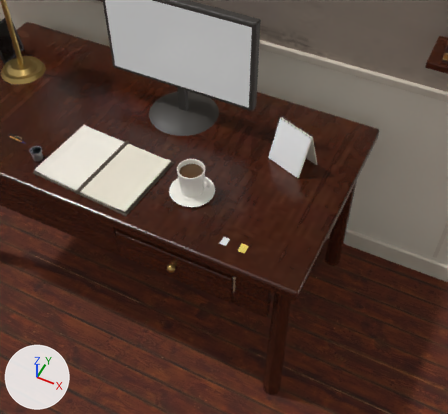
Renders of the glTF model public/models/desk.glb from each side of a commit.
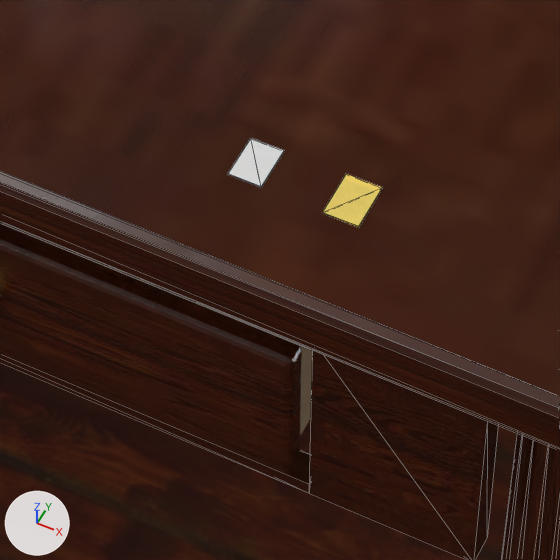
There are two pictures of each version: one from a camera (50 mm lens) standing at (1.059, -1.306, 2.24) and looking at (0.494, -0.177, 0.828), one close up on the part from 39% to 63% of the width and 51% to 77% of the height. Arrows for +X, +Y and +Z are at lower left; the lights stay in place. The first two pictures are the older version. The close-ups show mesh edges as thin lines. Where no turn or scale is listed for an object, it has been applied to the vertices.

Names of what the first close-up shows: 'decor_apron_bottom', 'decor_apron_r', 'decor_drawer_face', 'decor_drawer_tray', 'decor_floor', 'decor_leg_3', 'decor_notepads', 'desk_top' and 1 more.
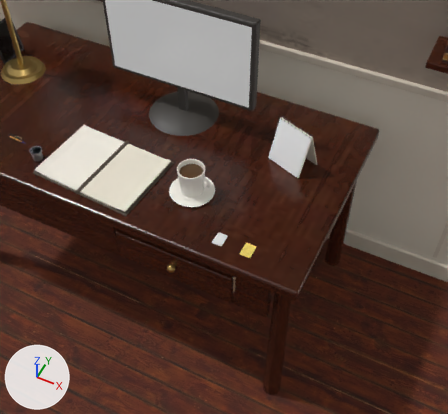
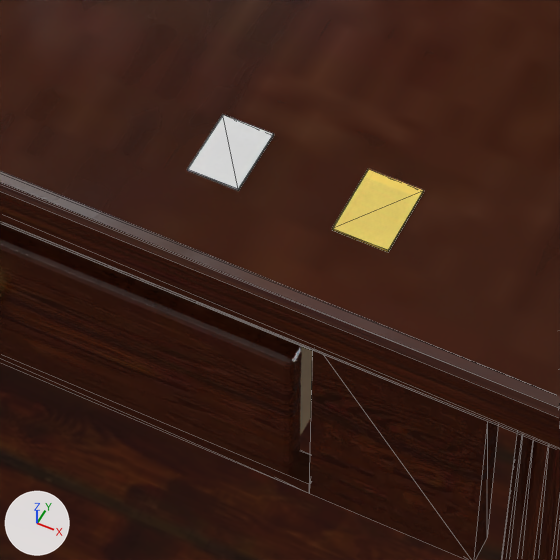
Pixel boxes (x1, y1, x2, y2) of what changed, in the close-ups (560 x 560 px):
'decor_notepads', moved, rescaled (54% wider, 53% taller): before (228, 138, 382, 227); after (187, 115, 424, 252)

The change in detail:
Object 'decor_notepads' (ob_decor_notepads) moves from (0.0, 0.0, 0.00052) to (0.0, 0.0, 0.000796).
Object 'decor_notepads' (ob_decor_notepads) is rescaled from (0.0425, 0.0425, 0.0425) to (0.065, 0.065, 0.065).
